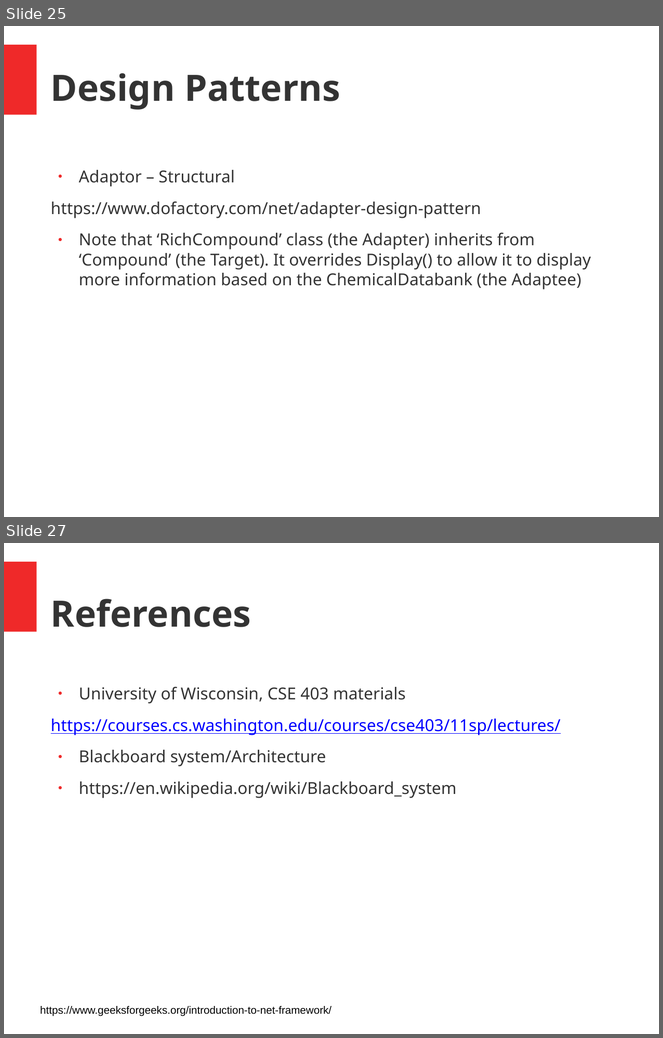
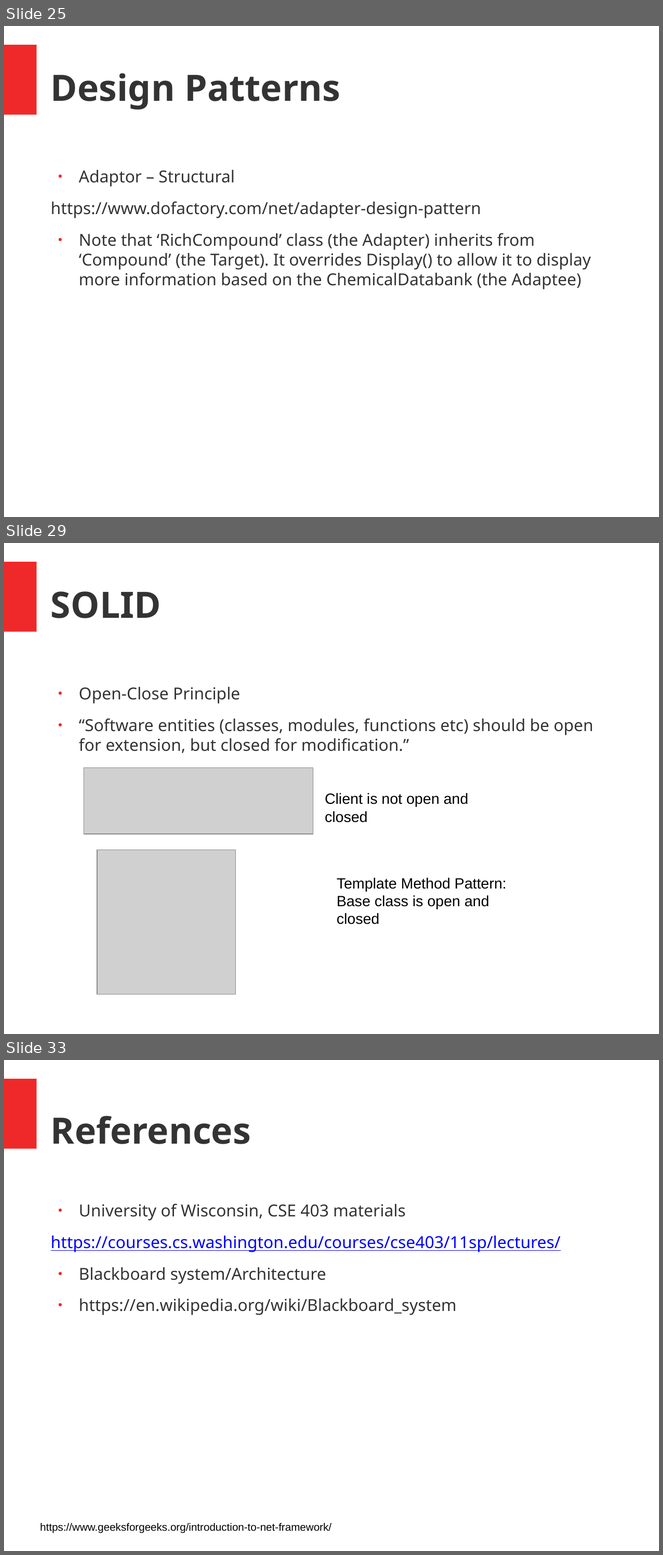
Before and after one commit to juschan/CSharp_ASPNET_Coaching, a slide deck: SE_Intro.pptx. Shown one above the other, each under a label of ours: slides 25 and 27 before the commit, slides 25, 29 and 33 after it; the slides between them are not shown. The pictures are 663x1038 and 663x1555 pixels, drawn with LibreOffice and Linux fonts; fonts in the diff are those of the drawing; grey boxes stand for pictures. Boxes give left, top, right and bottom in pixels: in the first picture for what was removed or moved away, otherwise in the second. Text is boxed around its words. In the diff, an @@ line names an element or a change of style, - is before the commit and + after.

```diff
--- a/SE_Intro.pptx
+++ b/SE_Intro.pptx
@@ slide 29 added at (4, 543, 659, 1034), background #FFFFFF; not listed: 1 template element that a slide beside it also shows @@
@@ text added at (51, 591, 161, 618), 44 pt, text #333333, bold @@
+SOLID
@@ text added at (79, 687, 593, 753), 20 pt, text #333333 @@
+● Open-Close Principle
+● “Software entities (classes, modules, functions etc) should be open for extension, but closed for modification.”
@@ picture added at (84, 768, 313, 834) @@
@@ text added at (325, 793, 469, 823), 18 pt, text #000000 @@
+Client is not open and closed
@@ picture added at (98, 850, 236, 995) @@
@@ text added at (337, 878, 507, 925), 18 pt, text #000000 @@
+Template Method Pattern:
+Base class is open and closed
@@ what was slide 27 is now slide 33 @@
```
Also in this commit, not shown: 2 slides changed, 5 other slides added.
